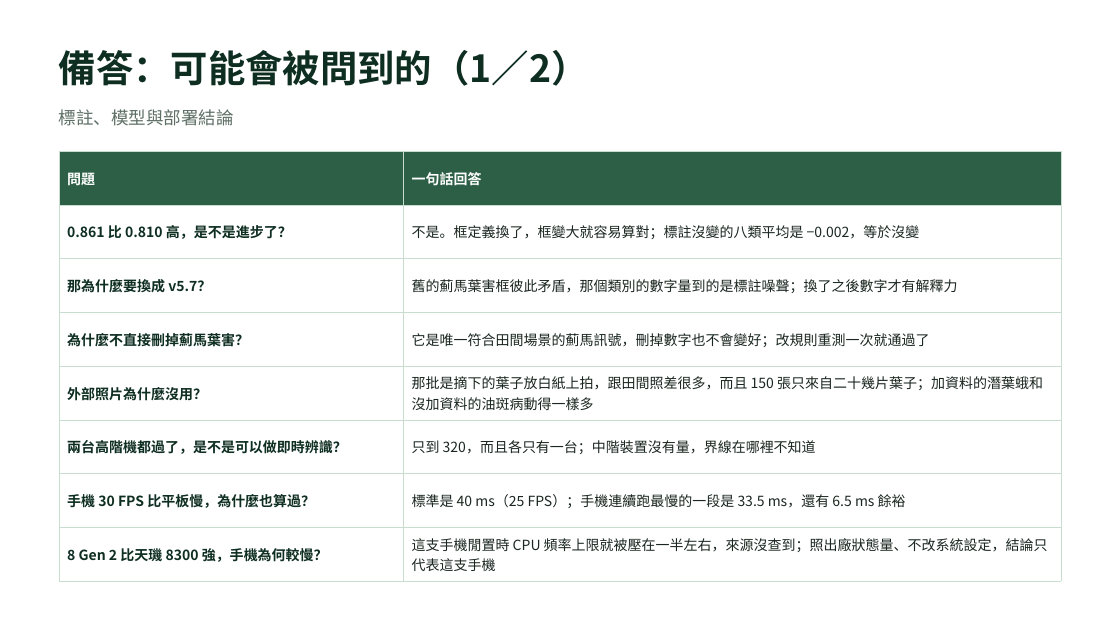
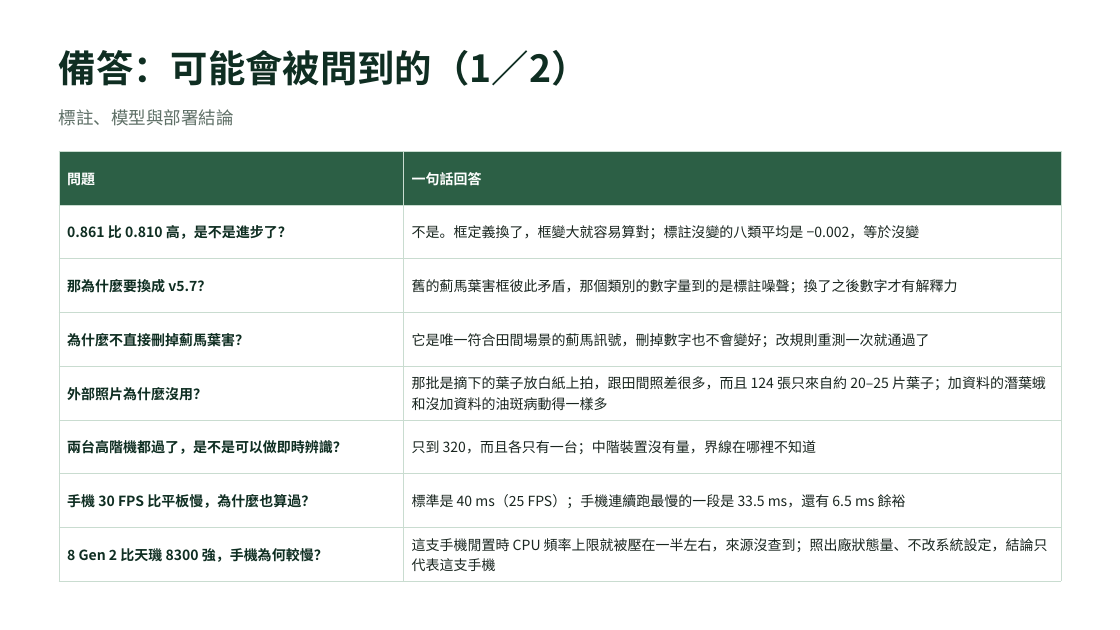
Before and after one commit to OneLeaf-dx/detection, a slide deck: slide 15 of docs/v12.3_簡報_口頭報告.pptx. Drawn at 1120x630 pixels with LibreOffice and Linux fonts; fonts in the diff are those of the drawing. Boxes give left, top, right and bottom in pixels: in the first picture for what was removed or moved away, otherwise in the second. Text is boxed around its words. In the diff, an @@ line names an element or a change of style, - is before the commit and + after.

```diff
--- a/docs/v12.3_簡報_口頭報告.pptx
+++ b/docs/v12.3_簡報_口頭報告.pptx
@@ table at <box>59,151,1061,575</box> @@
-row 5, column 2: 那批是摘下的葉子放白紙上拍，跟田間照差很多，而且 150 張只來自二十幾片葉子；加資料的潛葉蛾和沒加資料的油斑病動得一樣多
+row 5, column 2: 那批是摘下的葉子放白紙上拍，跟田間照差很多，而且 124 張只來自約 20–25 片葉子；加資料的潛葉蛾和沒加資料的油斑病動得一樣多
```
Also in this commit, not shown: 8 other slides changed, 4 other files.
